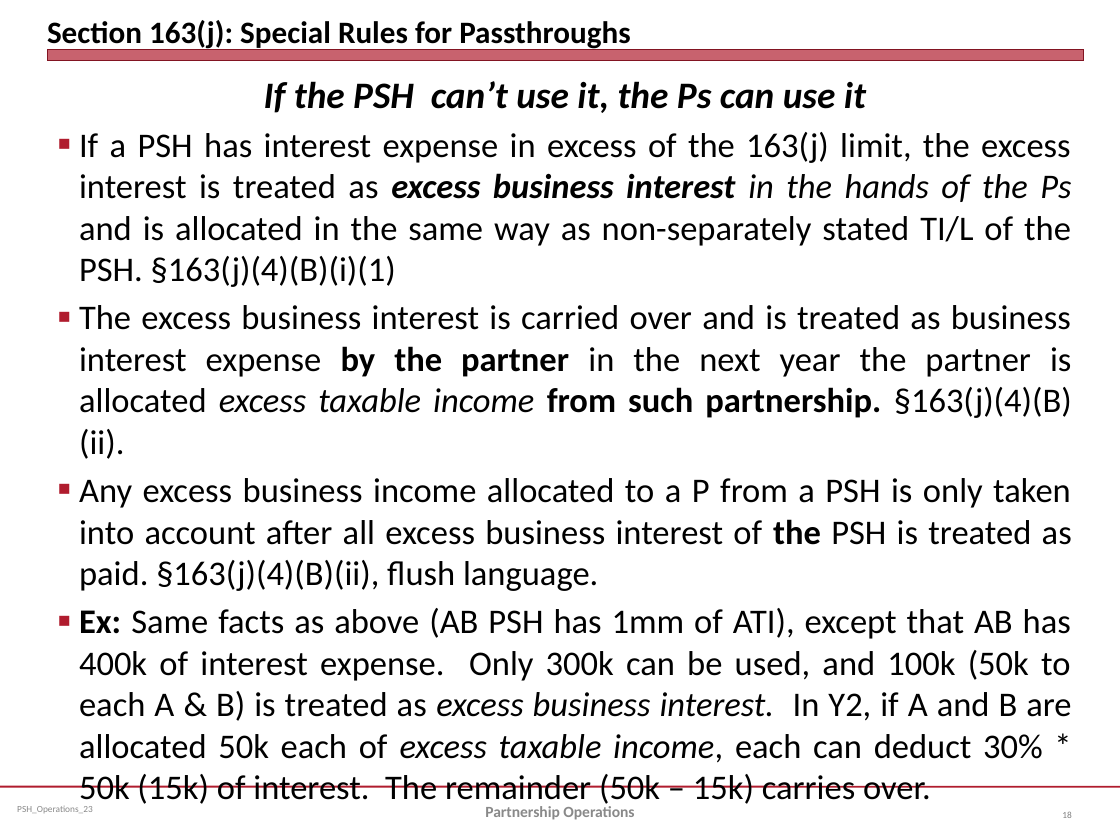
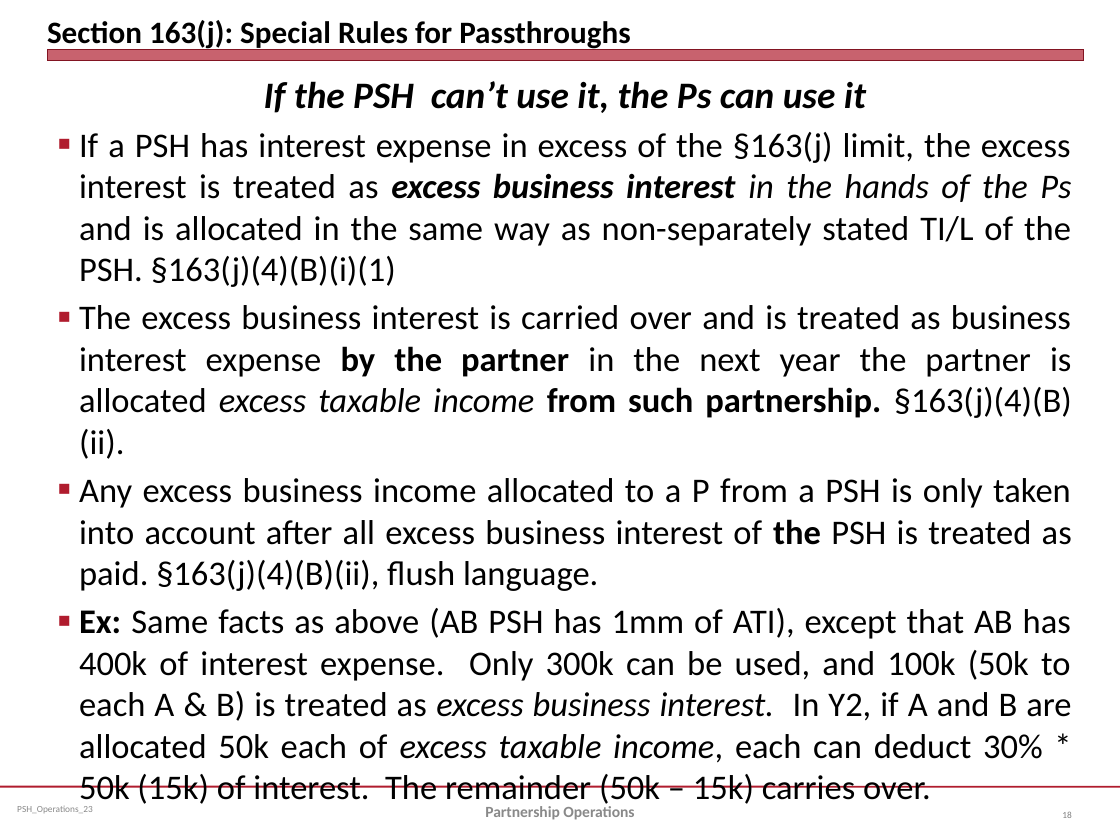
Before and after one commit to jmc877/Partnership-Tax, a slide deck: slide 18 of slides/PSH_Operations_23.pptx. Drawn at 1120x840 pixels with LibreOffice and Linux fonts; fonts in the diff are those of the drawing. Boxes give left, top, right and bottom in pixels: in the first picture for what was removed or moved away, otherwise in the second. Text is boxed around its words. In the diff, an @@ line names an element or a change of style, - is before the commit and + after.

```diff
--- a/slides/PSH_Operations_23.pptx
+++ b/slides/PSH_Operations_23.pptx
@@ text at [79,132,1071,287]: text changed @@
-■ If a PSH has interest expense in excess of the 163(j) limit, the excess interest is treated as excess business interest in the hands of the Ps and is allocated in the same way as non-separately stated TI/L of the PSH. §163(j)(4)(B)(i)(1)
+■ If a PSH has interest expense in excess of the §163(j) limit, the excess interest is treated as excess business interest in the hands of the Ps and is allocated in the same way as non-separately stated TI/L of the PSH. §163(j)(4)(B)(i)(1)
```
Also in this commit, not shown: 7 other slides changed, 5 other files.
